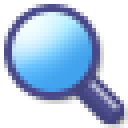
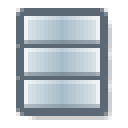
Revision of a layered (128, 128) image; what changed, layer by layer:
added group "database" (1st of 2) with 1 layers above "info" over [24, 16, 100, 108]
added layer "database" (2nd of 2, in "database") in group "database" over [24, 16, 100, 108]
hid group "search" (4 layers), moved it above "tab chat" over [8, 8, 128, 128]
